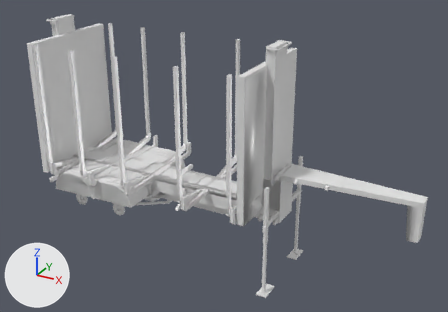
The FBX model log_trailer/meshes/trucks/tuning/short.fbx, before and after one commit.
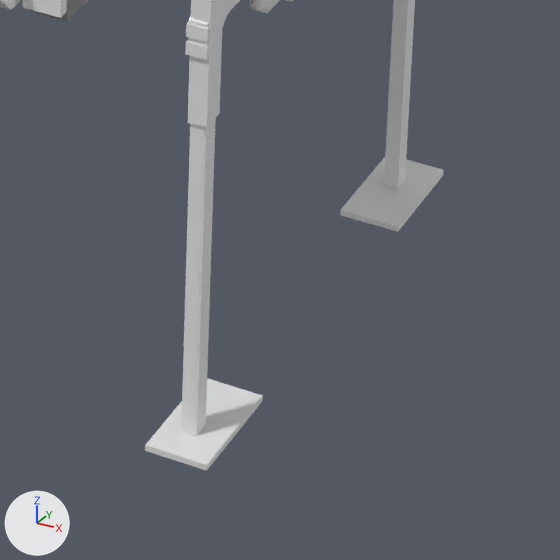
Each version appears first whole from a camera (50 mm lens) standing at (0.0752, -0.1229, 0.08) and looking at (0.0062, 0.0026, 0.0172), and next in a close-up on the part from 52% to 72% of the width and 72% to 100% of the height. The lights are fixed; the arrows at lower left show +X, +Y and +Z. Where no turn or scale is listed for an object, it has been applied to the vertices. Vertices at the same position are counted once.

Names of what the first close-up shows: 'cdt_Body.006', 'cdt_BoneLeg.005', 'main.002'.
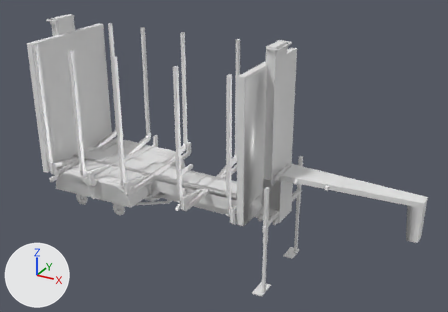
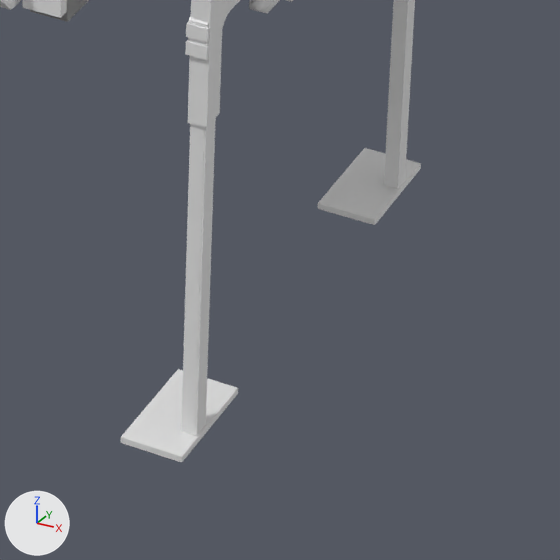
Commit message: Adjust legs

Changed parts and their boxes [x1, y1, x2, y2] in the close-ups (560 x 560 px; the box of a moved part takes in the faces that stretch with it):
'cdt_BoneLeg.005', reshaped
    before: [145, 0, 443, 470]
    after: [121, 0, 421, 462]
'main.002', reshaped
    before: [145, 0, 444, 471]
    after: [121, 0, 421, 462]
part 1 of me_cube_16434, moved or reshaped
    before: [145, 396, 263, 471]
    after: [121, 389, 238, 462]
part 2 of me_cube_16434, moved or reshaped
    before: [341, 171, 444, 232]
    after: [318, 164, 421, 225]
part 3 of me_cube_016_cube_187, moved or reshaped
    before: [340, 157, 443, 231]
    after: [317, 148, 421, 224]
part 4 of me_cube_016_cube_187, moved or reshaped
    before: [145, 378, 263, 470]
    after: [121, 369, 238, 462]

Diff of the bpy script that builds the scene:
```diff
--- a/log_trailer/meshes/trucks/tuning/short.fbx.py
+++ b/log_trailer/meshes/trucks/tuning/short.fbx.py
@@ me_cube_016_cube_187 @@
 me_cube_016_cube_187.from_pydata(...)  # 56 vertices, 34 faces; spans x 0.0228..0.0254, y -0.0117..0.0117, z -0.0099..0.0041
 # used by ob_cdt_boneleg_005; location = (0.0, 0.0, 0.0)
+# me_cube_016_cube_187 part 3: the loose piece of 8 vertices spanning x 0.0228..0.0254, y 0.0067..0.0117, z -0.0099..-0.0096 is moved by (-0.001, 0.0, 0.0)
+# me_cube_016_cube_187 part 4: the loose piece of 8 vertices spanning x 0.0228..0.0254, y -0.0117..-0.0067, z -0.0099..-0.0097 is moved by (-0.001, 0.0, 0.0)
@@ me_cube_16434 @@
 me_cube_16434.from_pydata(...)  # 19893 vertices, 15650 faces; spans x 0.0882..0.2016, y -0.022..0.008, z -0.0294..0.0287
 # used by ob_main_002; location = (-0.1453, 0.00696, 0.01944)
+# me_cube_16434 part 1: the loose piece of 8 vertices spanning x 0.1681..0.1707, y -0.0187..-0.0137, z -0.0294..-0.0291 is moved by (-0.001, 0.0, 0.0)
+# me_cube_16434 part 2: the loose piece of 8 vertices spanning x 0.1681..0.1707, y -0.0002..0.0047, z -0.0294..-0.0291 is moved by (-0.001, 0.0, 0.0)
 me_cube_16434.materials.append(mat_short_mat)
```
